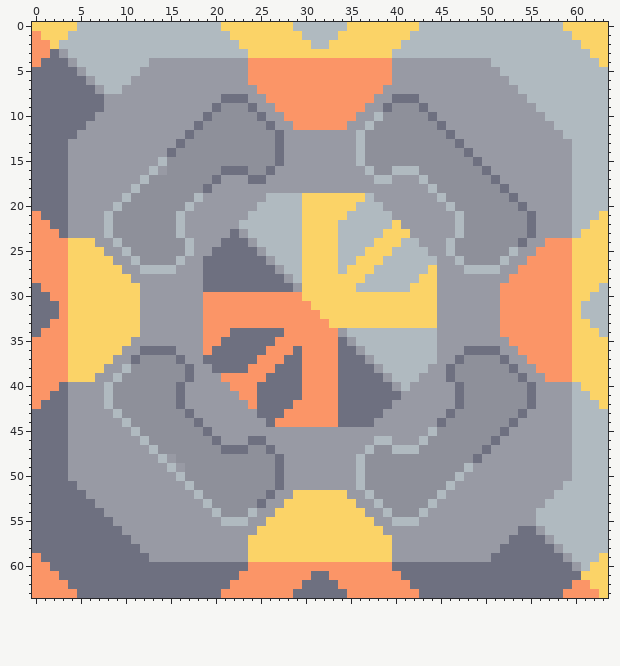
Pixel-art sprite: sprites/blocks/converter-to-energy.png. Above: the version before the commit.
The file is 64x64 pixels. Colours within 5 levels of each other are drawn and written as one.
And afterwards:
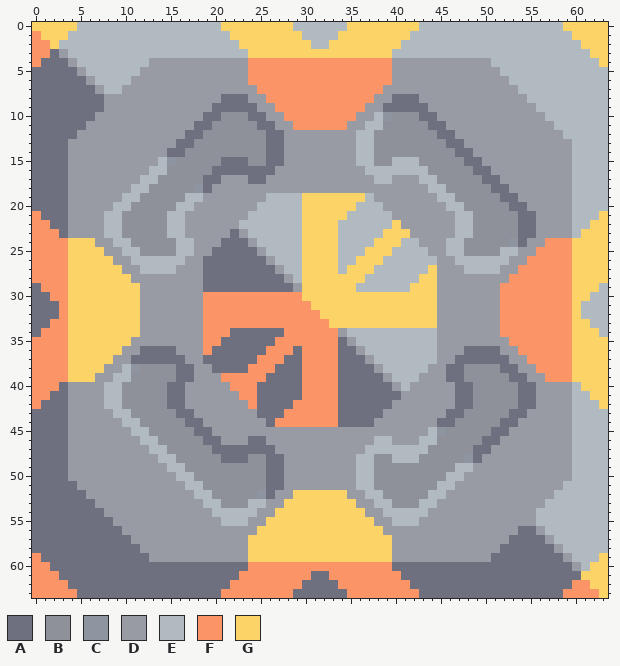
Palette (. is transparent): A #6e7080  B #8e909a  C #8f95a0  D #989aa4  E #b0bac0  F #fb9567  G #fbd367
From old to new:
Changed rows in their new state; - is an unchanged pixel.
first column x 9:
 9 ------------AAA----------------AAA------------
10 -----------A---A--------------C---A-----------
11 ----------A-----A------------E-----A----------
12 ---------A-------A----------E-------A---------
13 --------A--------A----------E--------A--------
14 -------A---------A----------E---------A-------
15 ------C-----AAA--A----------E--EEE-----A------
16 -----E-----A---AA------------EE---E-----A-----
17 ----E-----A------------------------E-----A----
18 ---E-----C--------------------------E-----A---
19 --E-----E----------------------------E-----A--
20 -E-----E------------------------------E-----A-
21 E-----E--------------------------------E-----A
22 E-----E--------------------------------E-----A
23 E-----E--------------------------------E-----A
24 -E-----E------------------------------E-----C-
25 --E----E------------------------------E----E--
26 ---EEEE--------------------------------EEEE---
first column x 9:
37 ---AAAA--------------------------------AAAA---
38 --C----A------------------------------A----A--
39 -E-----A------------------------------A-----A-
40 E-----A--------------------------------A-----A
41 E-----A--------------------------------A-----A
42 E-----A--------------------------------A-----A
43 -E-----A------------------------------A-----A-
44 --E-----A----------------------------A-----A--
45 ---E-----A--------------------------C-----A---
46 ----E-----A------------------------E-----A----
47 -----E-----A---AA------------EE---E-----A-----
48 ------E-----AAA--A----------E--EEE-----C------
49 -------E---------A----------E---------E-------
50 --------E--------A----------E--------E--------
51 ---------E-------A----------E-------E---------
52 ----------E-----C------------E-----E----------
53 -----------E---EE-------------E---E-----------
54 ------------EEE----------------EEE------------
Pixel boxes of the changes (left, top, right, bottom) in both pictures:
changed: (113, 103, 275, 265)
changed: (365, 103, 527, 265)
changed: (113, 355, 275, 517)
changed: (365, 355, 527, 517)
